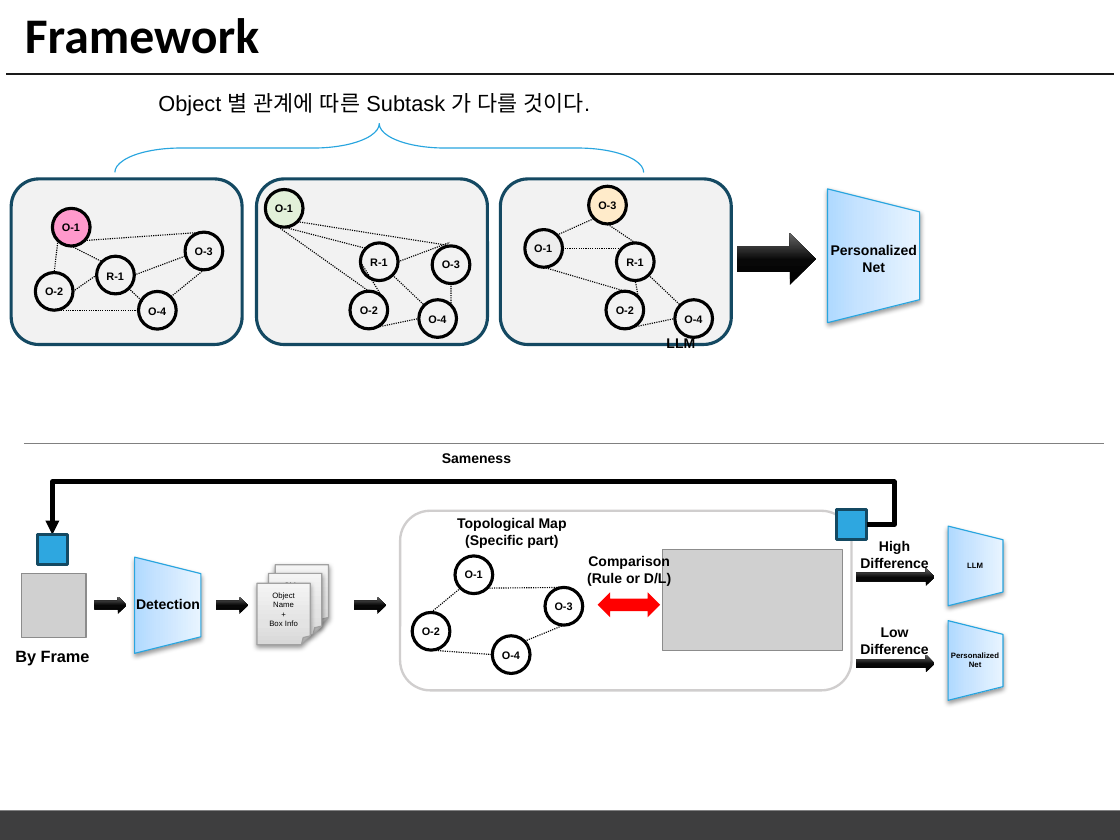
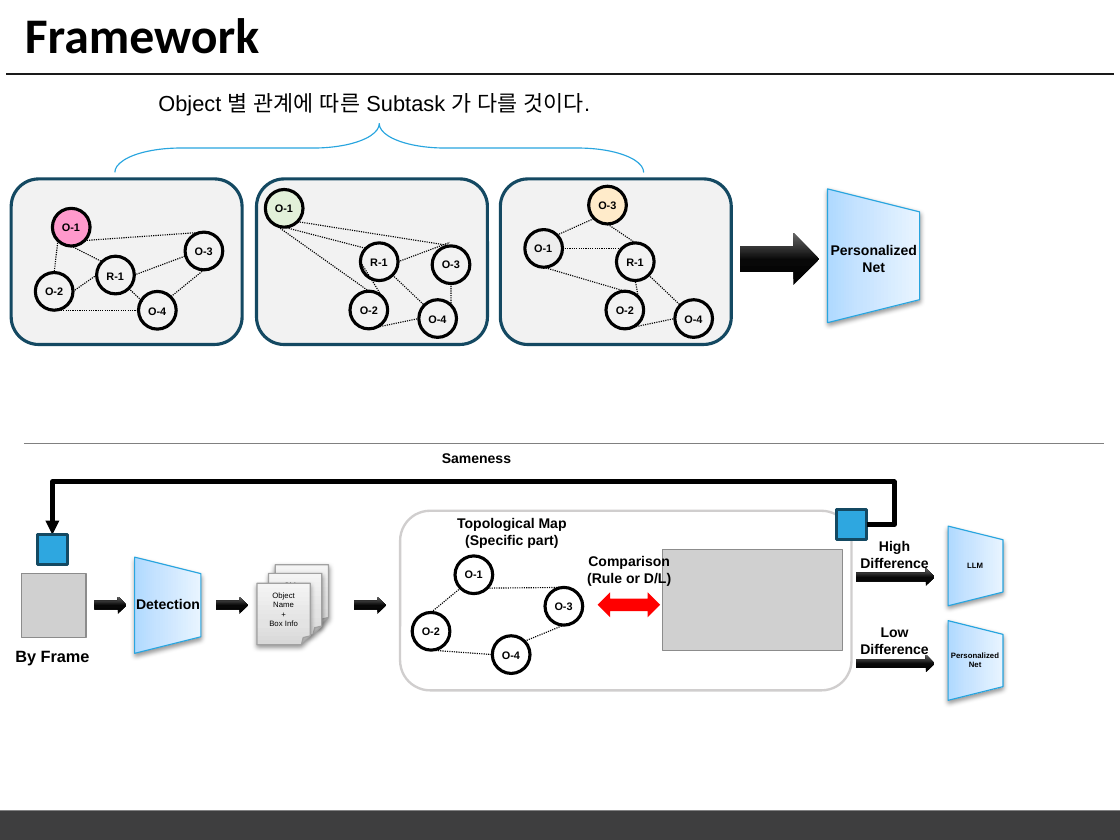
Before and after one commit to choibigo/uninstructed_robot, a slide deck: slide 6 of docs/ppt/여러 구조 정리.pptx. Drawn at 1120x840 pixels with LibreOffice and Linux fonts; fonts in the diff are those of the drawing; grey boxes stand for pictures; background and template pictures are left out. Boxes give left, top, right and bottom in pixels: in the first picture for what was removed or moved away, otherwise in the second. Text is boxed around its words. In the diff, an @@ line names an element or a change of style, - is before the commit and + after.

```diff
--- a/docs/ppt/여러 구조 정리.pptx
+++ b/docs/ppt/여러 구조 정리.pptx
@@ right arrow: place and size @@
-right arrow at [737, 233, 816, 284]
+right arrow at [740, 233, 820, 284]
@@ text removed at [666, 337, 695, 352] @@
-LLM
```
Also in this commit, not shown: 2 other slides changed, 4 slides added, 2 other files.
